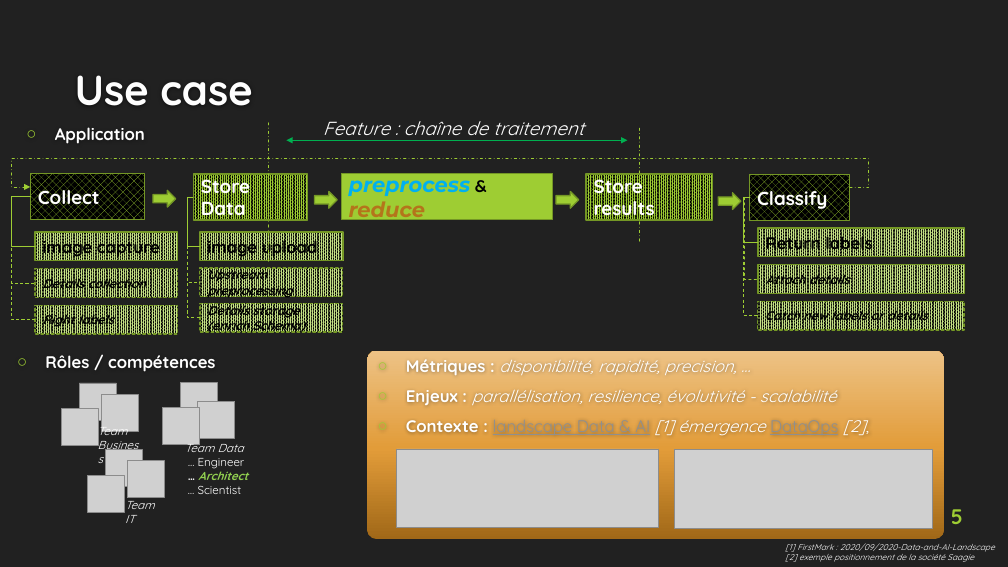
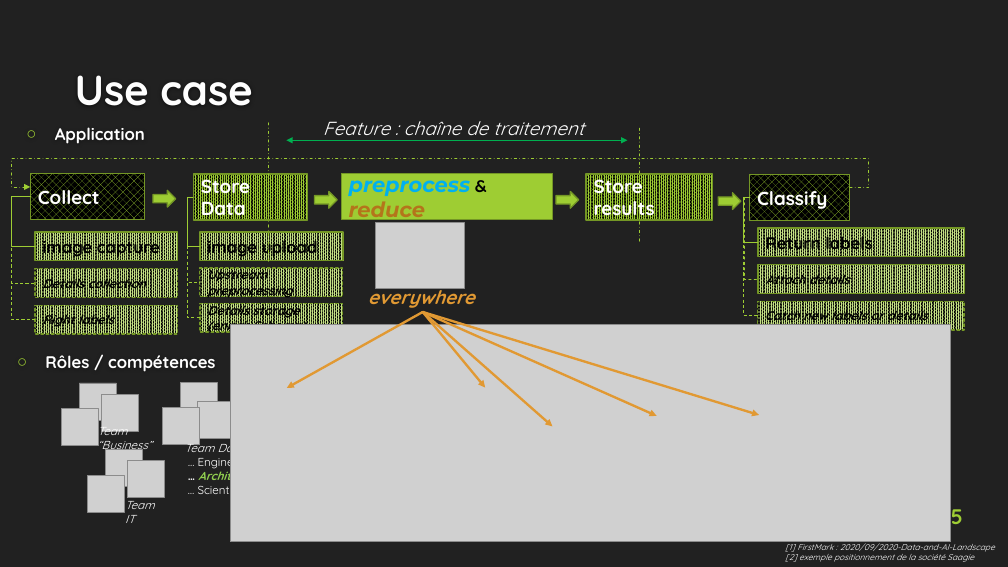
Before and after one commit to EtienneLardeur/P8_FruitsRecognition, a slide deck: slide 5 of P8_Big_Data.pptx. Drawn at 1008x567 pixels with LibreOffice and Linux fonts; fonts in the diff are those of the drawing; grey boxes stand for pictures; background and template pictures are left out. Boxes give left, top, right and bottom in pixels: in the first picture for what was removed or moved away, otherwise in the second. Text is boxed around its words. In the diff, an @@ line names an element or a change of style, - is before the commit and + after.

```diff
--- a/P8_Big_Data.pptx
+++ b/P8_Big_Data.pptx
@@ picture resized from (x1=397, y1=449, x2=659, y2=528) to (x1=230, y1=325, x2=951, y2=542) @@
@@ group added at (x1=287, y1=223, x2=759, y2=426): 5 arrows, 1 picture, 1 text @@
+everywhere
@@ rounded rectangle removed at (x1=368, y1=351, x2=944, y2=539) @@
@@ text removed at (x1=406, y1=359, x2=866, y2=435) @@
-○ Métriques : disponibilité, rapidité, precision, …
-○ Enjeux : parallélisation, resilience, évolutivité - scalabilité
-○ Contexte : landscape Data & AI [1] émergence DataOps [2],
@@ text at (x1=98, y1=436, x2=152, y2=453): text changed @@
-Business
+“Business”
@@ picture removed at (x1=675, y1=449, x2=932, y2=529) @@
```
Also in this commit, not shown: 13 other slides changed, 2 slides added, 9 slides removed, 2 other files.
